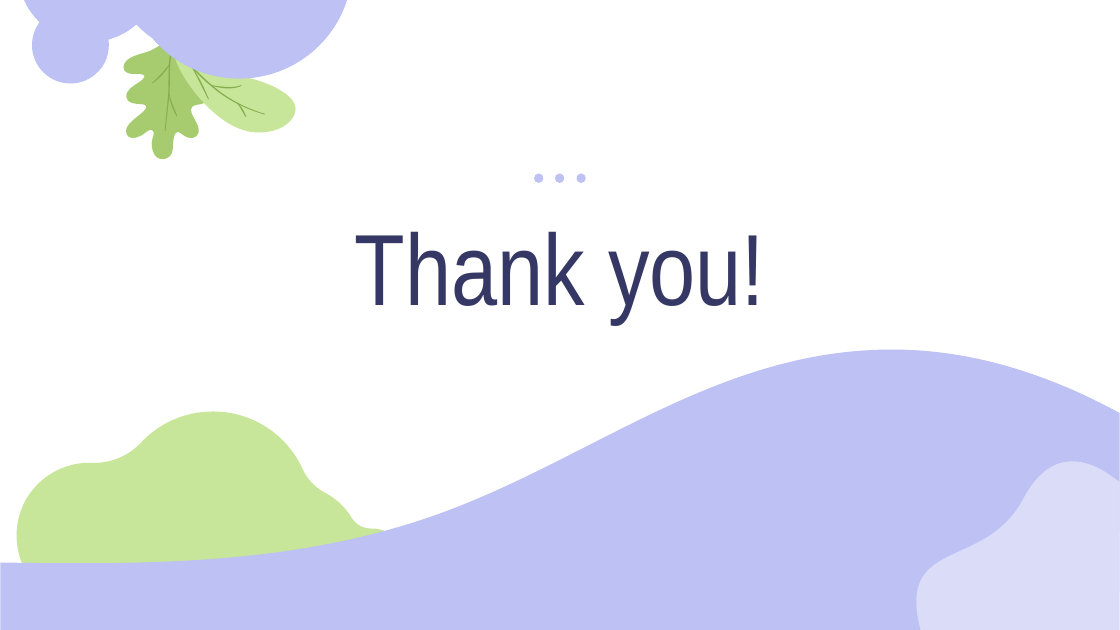
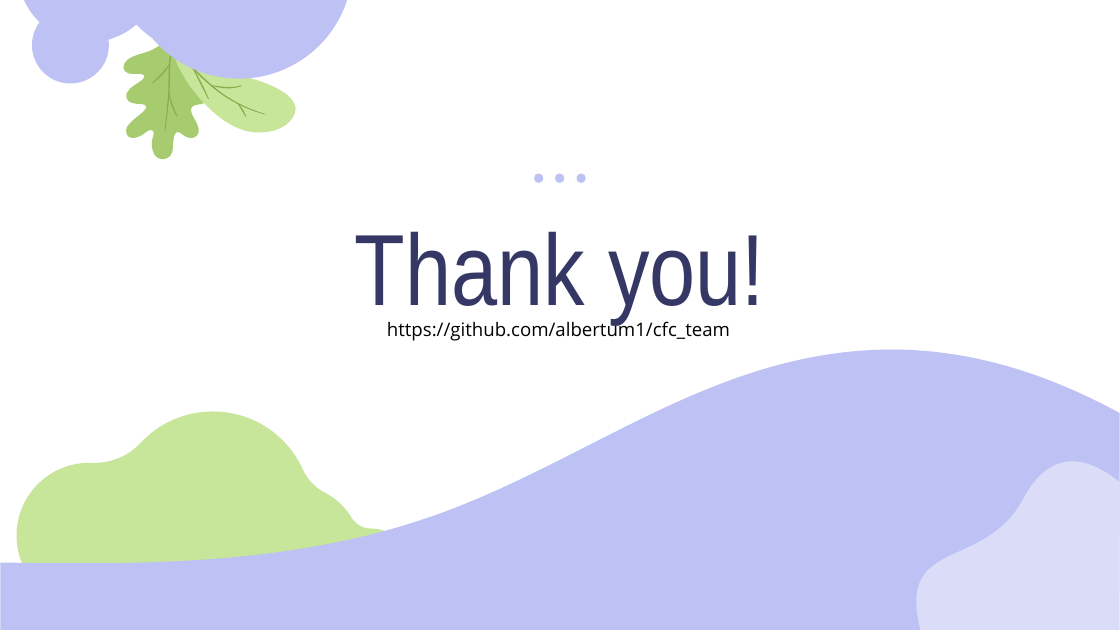
Before and after one commit to albertum1/cfc_team, a slide deck: slide 12 of slide_deck.pptx. Drawn at 1120x630 pixels with LibreOffice and Linux fonts; fonts in the diff are those of the drawing. Boxes give left, top, right and bottom in pixels: in the first picture for what was removed or moved away, otherwise in the second. Text is boxed around its words. In the diff, an @@ line names an element or a change of style, - is before the commit and + after.

```diff
--- a/slide_deck.pptx
+++ b/slide_deck.pptx
@@ text added at [387, 319, 730, 341], 12 pt, text #000000 @@
+https://github.com/albertum1/cfc_team
```
Also in this commit, not shown: 1 other slide changed.
